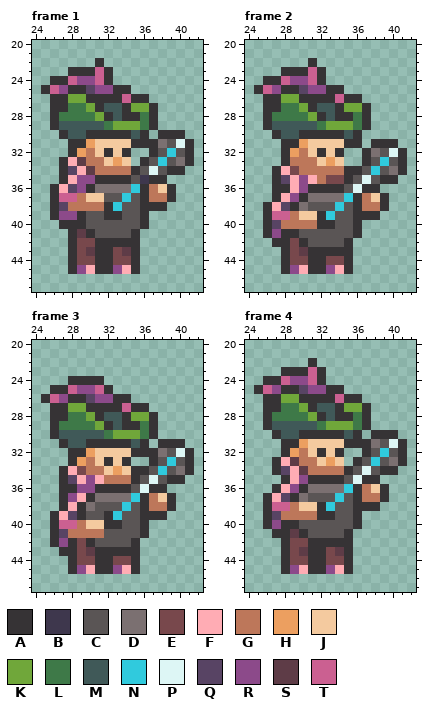
File history of a pixel-art file, Assets/Sprites/Bard/bard_play.aseprite. The picture above is the old version.
64x48 pixels, 7 frames. Colours within 5 levels of each other are drawn and written as one. Shown: frame 1: x 24..42, y 20..47; frame 2: x 24..42, y 20..47; frame 3: x 24..42, y 20..47; frame 4: x 24..42, y 20..47. The commit also changed other frames, which this record leaves out.
Palette (. is transparent): A #363335  B #3e374d  C #5a5555  D #7b7071  E #78484c  F #ffacb4  G #bd775a  H #ec9f60  J #f4ca9f  K #70a73a  L #3e7948  M #405958  N #30cadd  P #ddf6f5  Q #584464  R #8c4a8a  S #5e3c47  T #cb6091
Once edited:
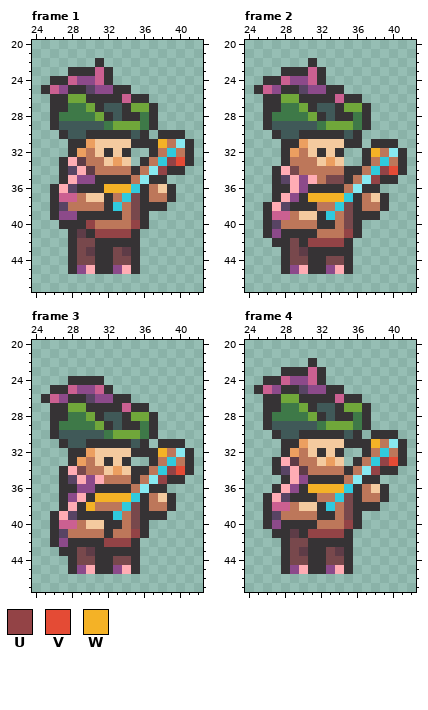
Colours new in this view: U #934346  V #e44b35  W #f4b226
The edit:
@@ palette @@
-P #ddf6f5
+P #88e9f1
--- frame 1, layers "RightHand", "Guitar"
@@ x 24..42 @@
 30 ...AMMAAAAAMA.AAA..
-31 ....AAHJJJJAAADCPA.
-32 ....AHGJAJA..ACNCA.
-33 ...AFSGGJHJ.ACNCDA.
-34 ...AQFSGGGGACPCAA..
-35 ...AFRRAAAACBAA....
-36 ..AFQRADDDDNAGJA...
-37 ..ATTGJJCCNCAGGA...
-38 ..AQGGGGANCCAAA....
-39 ..ARRACCAACCA......
-40 ...AAACCCCCCA......
-41 ....ASACCCCA.......
+31 ....AAHJJJJAAAWGPA.
+32 ....AHGJAJA..AGNGA.
+33 ...AFSGGJHJ.AGNUVA.
+34 ...AQFSGGGGAGPUAA..
+35 ...AFRRAAAAGPAA....
+36 ..AFQAAAWWWNAGJA...
+37 ..ATTGJJAGNEAGGA...
+38 ..AQGGGGANGEAAA....
+39 ..ARRAAAAAGEA......
+40 ...AAAUGGGGUA......
+41 ....ASAUUUUA.......
 42 ....AEEAAAAA.......
--- frame 2, layers "RightHand", "Guitar"
@@ x 24..42 @@
 31 ....AAHJJJJAA.AAA..
-32 ....AHGJAJA..ADCPA.
-33 ....AGGGJHJ..ACNCA.
-34 ...AFEGGGGGAACNCDA.
-35 ...AQFRFGEEACPCAA..
-36 ...AAFRAAAACPAA....
-37 ...AFRADDDDNAGJA...
-38 ..AFQADCCCNCAGGA...
-39 ..ATTGJJANCCAAA....
-40 ..AQGGGGAACCA......
-41 ..ARAACCCCCCA......
-42 ...AAEACCCCA.......
+32 ....AHGJAJA..AWGPA.
+33 ....AGGGJHJ..AGNGA.
+34 ...AFEGGGGGAAGNUVA.
+35 ...AQFRFGEEAGPUAA..
+36 ...AAFRAAAAGPAA....
+37 ...AFRAWWWWNAGJA...
+38 ..AFQAAAGGNEAGGA...
+39 ..ATTGJJANGEAAA....
+40 ..AQGGGGAAGEA......
+41 ..ARAAAAGGGUA......
+42 ...AAEAUUUUA.......
 43 ....AESAAAAA.......
--- frame 3, layers "RightHand", "Guitar"
@@ x 24..42 @@
 31 ...AMMAAAAAMA.AAA..
-32 ....AAHJJJJAAADCPA.
-33 ....AHGJAJA..ACNCA.
-34 ...AFEGGJHJAACNCDA.
-35 ...AQFRFGGGACPCAA..
-36 ...AARRAAAACPAA....
-37 ...ARFADDDDNAGJA...
-38 ...AFADCCCNCAGGA...
-39 ..AFQACCANCCAAA....
-40 ..ATTGJJAACCA......
-41 ..AQGGGGCCCCA......
-42 ..ARAEACCCCA.......
+32 ....AAHJJJJAAAWGPA.
+33 ....AHGJAJA..AGNGA.
+34 ...AFEGGJHJAAGNUVA.
+35 ...AQFRFGGGAGPUAA..
+36 ...AARRAAAAGPAA....
+37 ...ARFAWWWWNAGJA...
+38 ...AFAWGGGNEAGGA...
+39 ..AFQAAAANGEAAA....
+40 ..ATTGJJAAGEA......
+41 ..AQGGGGAGGUA......
+42 ..ARAAAAUUUA.......
 43 ...AAESAAAAA.......
--- frame 4, layers "RightHand", "Guitar"
@@ x 24..42 @@
 30 ...AMMAAAAAMA.AAA..
-31 ....AAHJJJJAAADCPA.
-32 ....AHGJAJA..ACNCA.
-33 ...AFSGGJHJ.ACNCDA.
-34 ...AQFSGGGGACPCAA..
-35 ....AFRAAAACPAA....
-36 ...AFRADDDDNAGJA...
-37 ..AFQADCCCNCAGGA...
-38 ..ATTGJJANCCAAA....
-39 ..AQGGGGAACCA......
-40 ..ARAACCCCCCA......
-41 ...AASACCCCA.......
+31 ....AAHJJJJAAAWGPA.
+32 ....AHGJAJA..AGNGA.
+33 ...AFSGGJHJ.AGNUVA.
+34 ...AQFSGGGGAGPUAA..
+35 ....AFRAAAAGPAA....
+36 ...AFRAWWWWNAGJA...
+37 ..AFQAAAGGNEAGGA...
+38 ..ATTGJJANGEAAA....
+39 ..AQGGGGAAGEA......
+40 ..ARAAAAGGGUA......
+41 ...AASAUUUUA.......
 42 ....AEEAAAAA.......
Boxes around the changes in both pictures, in picture pixels (x1, y1, x2, y2):
changed: (77, 139, 185, 238)
changed: (299, 148, 398, 247)
changed: (77, 448, 185, 547)
changed: (299, 439, 398, 538)
